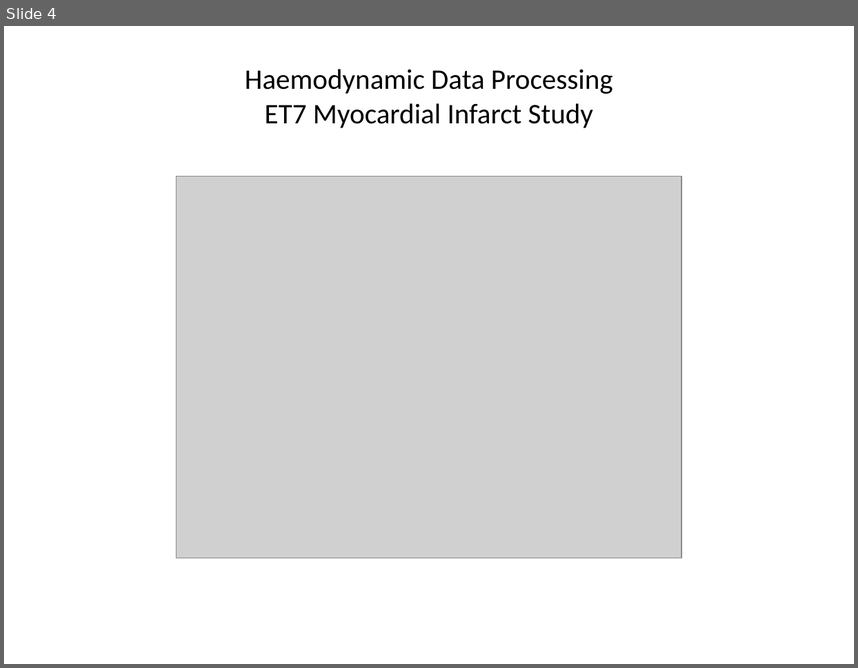
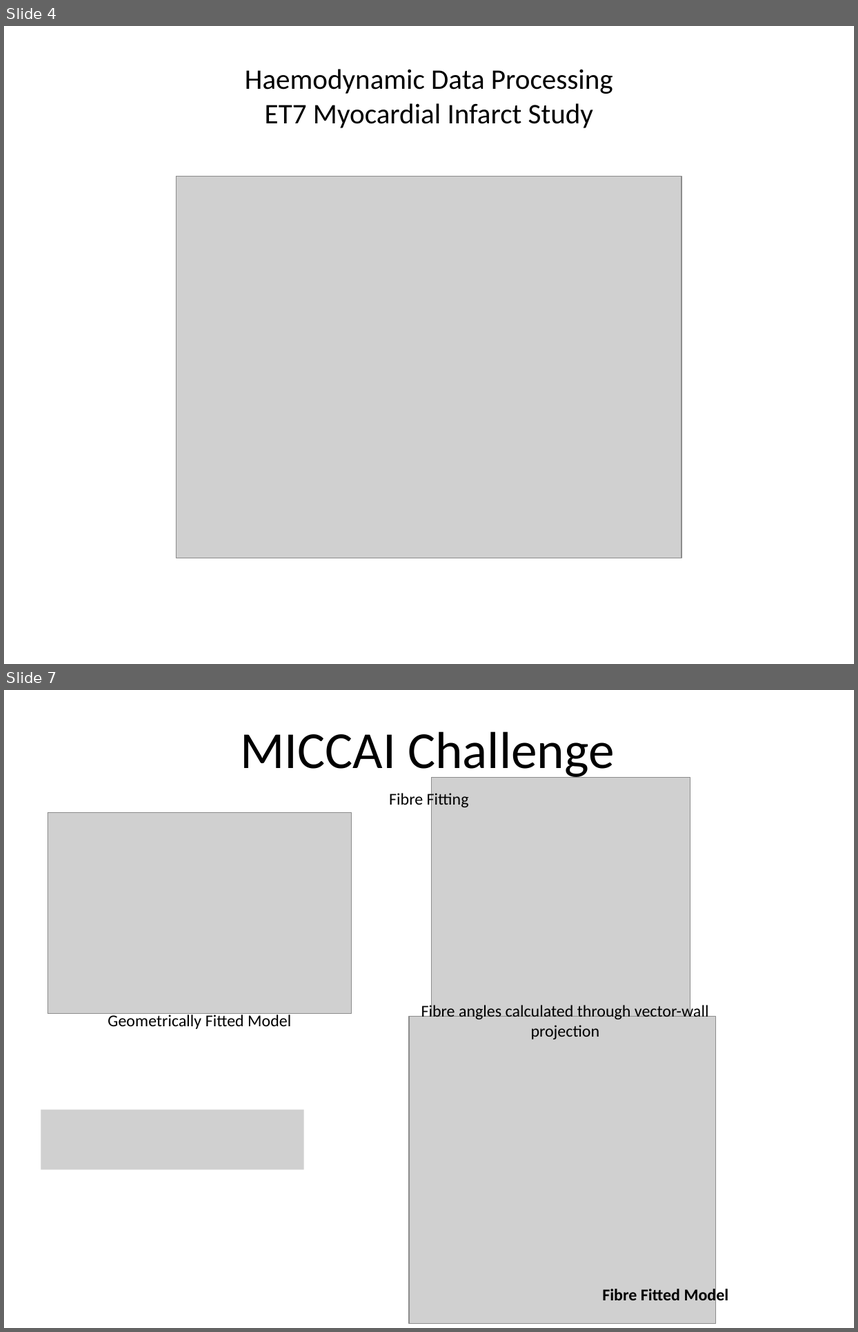
Before and after one commit to jennyhelyanwe/ToShow, a slide deck: 15May2014.pptx. Shown one above the other, each under a label of ours: slide 4 before the commit, slides 4 and 7 after it; the slides between them are not shown. The pictures are 858x668 and 858x1332 pixels, drawn with LibreOffice and Linux fonts; fonts in the diff are those of the drawing; grey boxes stand for pictures. Boxes give left, top, right and bottom in pixels: in the first picture for what was removed or moved away, otherwise in the second. Text is boxed around its words. In the diff, an @@ line names an element or a change of style, - is before the commit and + after.

```diff
--- a/15May2014.pptx
+++ b/15May2014.pptx
@@ slide 7 added at [4, 690, 854, 1328], background #FFFFFF @@
@@ title added at [240, 731, 614, 780], 44 pt, text #000000 @@
+MICCAI Challenge
@@ text added at [389, 790, 469, 809], 14 pt, text #000000 @@
+Fibre Fitting
@@ picture added at [432, 778, 690, 1036] @@
@@ picture added at [47, 812, 352, 1013] @@
@@ text added at [107, 1012, 291, 1029], 14 pt, text #000000 @@
+Geometrically Fitted Model
@@ picture added at [408, 1016, 715, 1323] @@
@@ text added at [421, 1003, 709, 1039], 14 pt, text #000000 @@
+Fibre angles calculated through vector-wall projection
@@ picture added at [41, 1109, 304, 1170] @@
@@ text added at [602, 1286, 729, 1305], 14 pt, text #000000, bold @@
+Fibre Fitted Model
```
Also in this commit, not shown: 2 slides changed, 5 other slides added.
